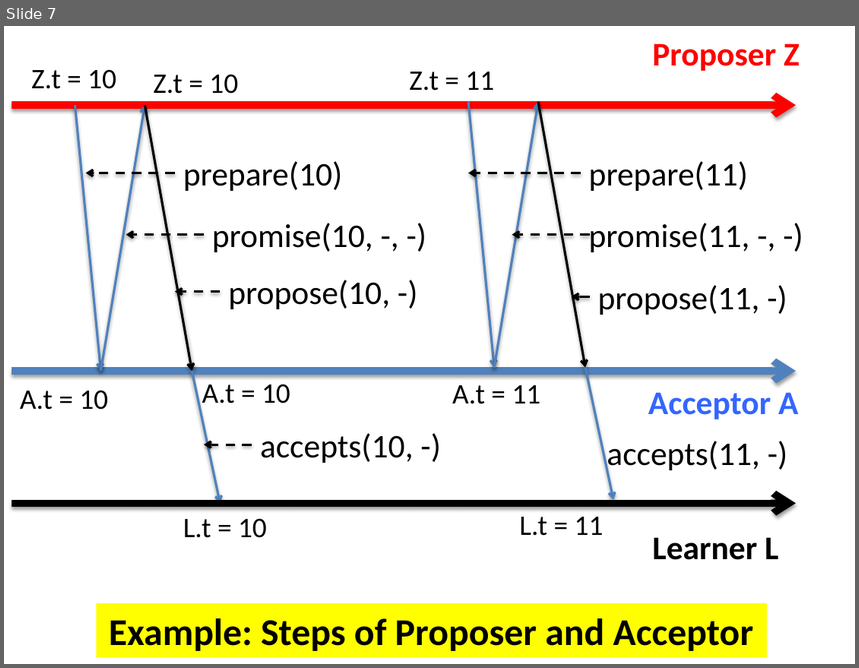
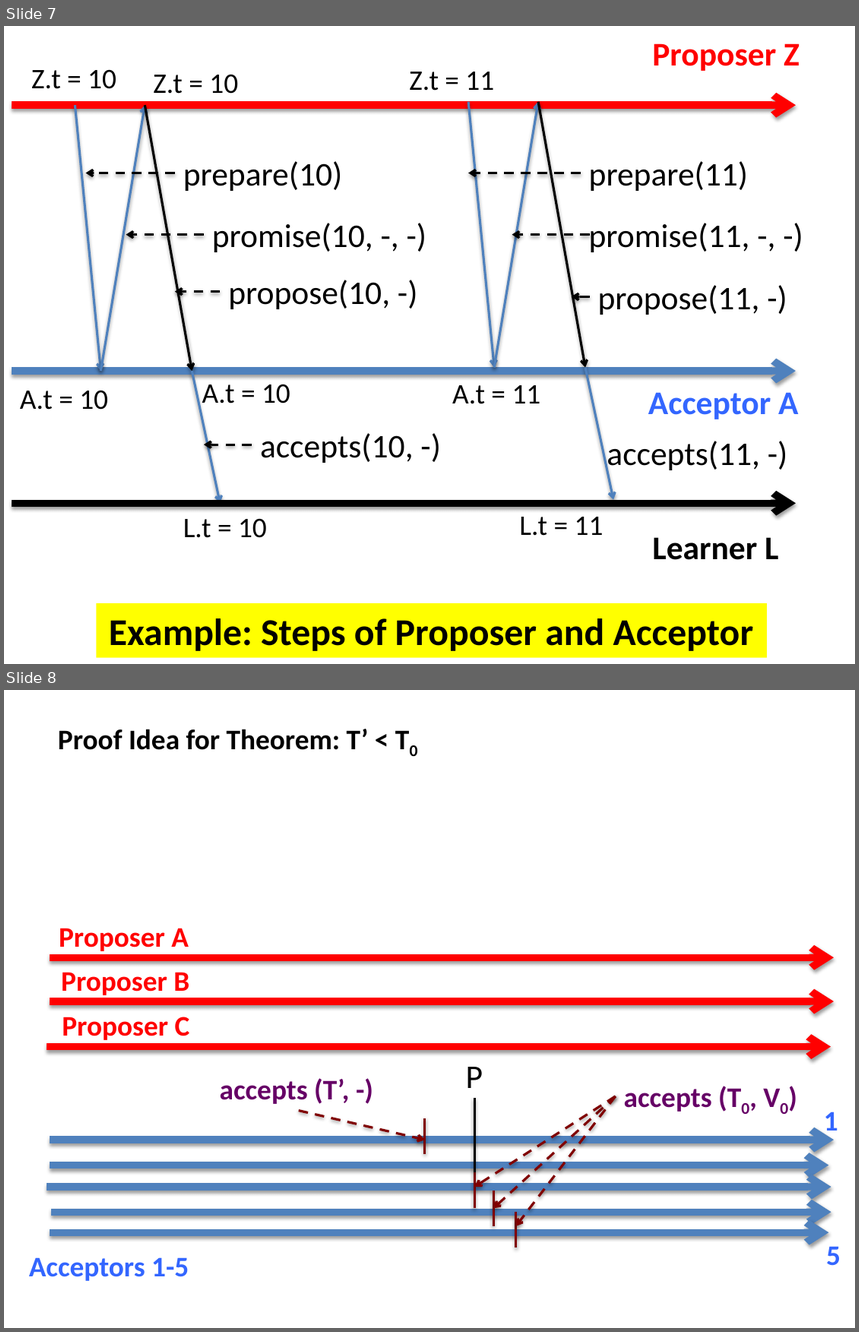
Before and after one commit to kmchandy/kmchandy.github.io, a slide deck: Paxos/PaxosFigures.pptx. Shown one above the other, each under a label of ours: slide 7 before the commit, slides 7 and 8 after it. The pictures are 859x668 and 859x1332 pixels, drawn with LibreOffice and Linux fonts; fonts in the diff are those of the drawing. Boxes give left, top, right and bottom in pixels: in the first picture for what was removed or moved away, otherwise in the second. Text is boxed around its words. In the diff, an @@ line names an element or a change of style, - is before the commit and + after.

Commit message:
Updated Paxos proof.

```diff
--- a/Paxos/PaxosFigures.pptx
+++ b/Paxos/PaxosFigures.pptx
@@ slide 8 added at [4, 690, 855, 1328], background #FFFFFF @@
@@ text added at [58, 729, 369, 750], 24 pt, text #000000, bold @@
+Proof Idea for Theorem: T’ < T0
@@ text added at [59, 928, 189, 951], 24 pt, text #FF0000, bold @@
+Proposer A
@@ arrow added from (50, 958) to (834, 958), #FF0000 6 pt @@
@@ text added at [61, 972, 189, 999], 24 pt, text #FF0000, bold @@
+Proposer B
@@ arrow added from (50, 1002) to (834, 1002), #FF0000 6 pt @@
@@ text added at [62, 1017, 190, 1040], 24 pt, text #FF0000, bold @@
+Proposer C
@@ arrow added from (47, 1046) to (832, 1046), #FF0000 6 pt @@
@@ text added at [466, 1067, 483, 1088], 28 pt, text #000000 @@
+P
@@ text added at [220, 1078, 349, 1104], 24 pt, text #660066, bold @@
+accepts (T’, -)
@@ arrow added from (615, 1097) to (474, 1187), #800000 2 pt dashed @@
@@ line added from (474, 1173) to (474, 1099), #000000 2 pt @@
@@ arrow added from (615, 1097) to (493, 1208), #800000 2 pt dashed @@
@@ arrow added from (615, 1097) to (516, 1227), #800000 2 pt dashed @@
@@ text added at [624, 1089, 712, 1112], 24 pt, text #660066, bold @@
+accepts (T0, V0)
@@ arrow added from (299, 1110) to (425, 1140), #800000 2 pt dashed @@
@@ line added from (425, 1119) to (425, 1154), #800000 2 pt @@
@@ text added at [824, 1112, 838, 1138], 24 pt, text #3366FF, bold @@
+1
@@ arrow added from (50, 1140) to (834, 1140), #4F81BD 6 pt @@
@@ arrow added from (50, 1166) to (829, 1166), #4F81BD 6 pt @@
@@ arrow added from (47, 1187) to (832, 1187), #4F81BD 6 pt @@
@@ line added from (474, 1173) to (474, 1208), #800000 2 pt @@
@@ line added from (493, 1191) to (493, 1227), #800000 2 pt @@
@@ arrow added from (52, 1213) to (832, 1213), #4F81BD 6 pt @@
@@ line added from (516, 1213) to (516, 1248), #800000 2 pt @@
@@ arrow added from (50, 1233) to (829, 1233), #4F81BD 6 pt @@
@@ text added at [29, 1258, 189, 1281], 24 pt, text #3366FF, bold @@
+Acceptors 1-5
@@ text added at [826, 1246, 841, 1266], 24 pt, text #3366FF, bold @@
+5
```
Also in this commit, not shown: 2 slides changed, 2 other slides added, 13 other files.
